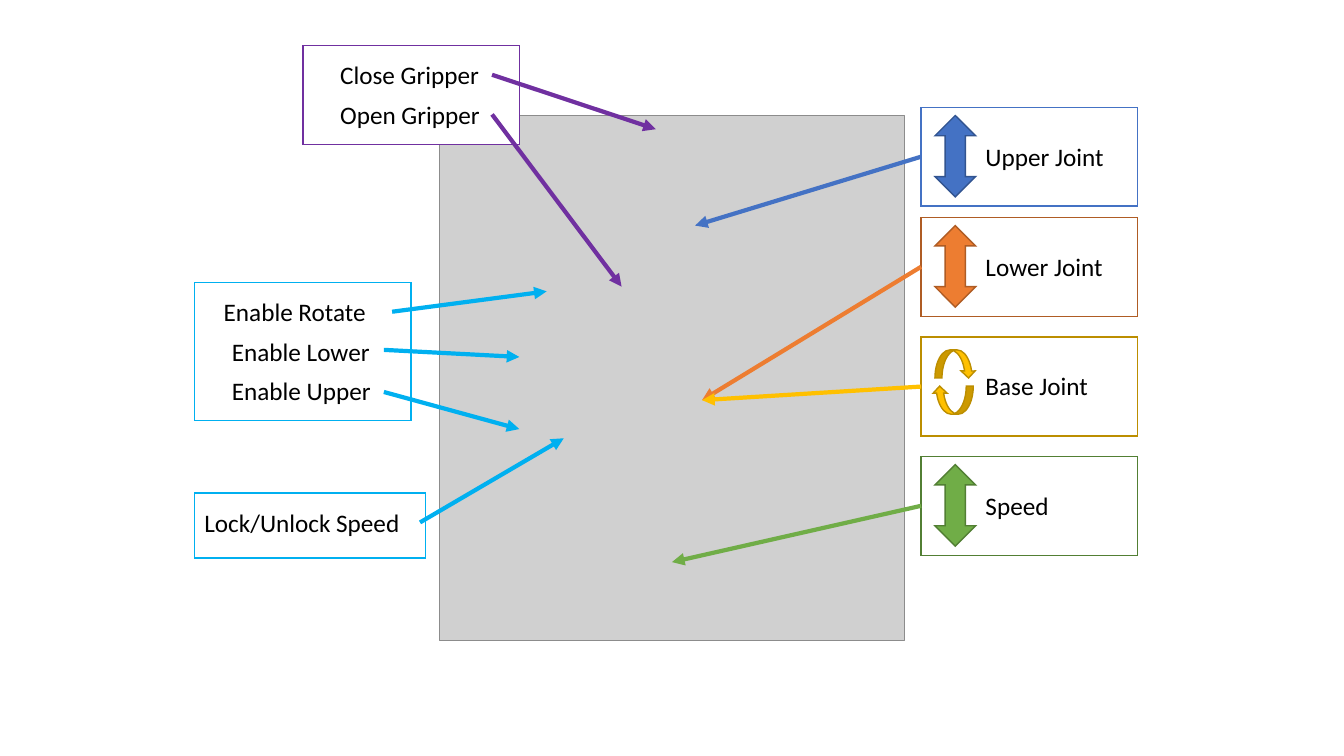
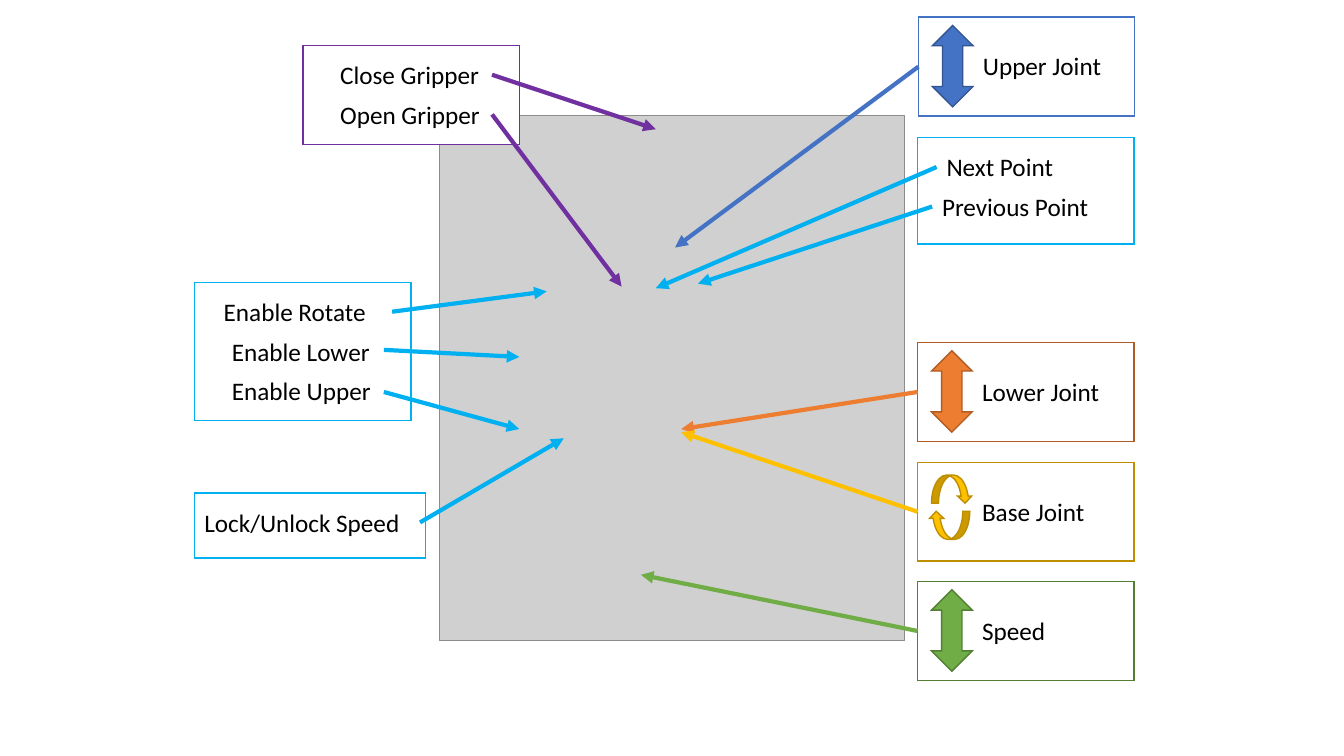
Before and after one commit to Uvic-Robotics-Club/RoverArm, a slide deck: slide 1 of images/Controller_layout.pptx. Drawn at 1344x756 pixels with LibreOffice and Linux fonts; fonts in the diff are those of the drawing; grey boxes stand for pictures. Boxes give left, top, right and bottom in pixels: in the first picture for what was removed or moved away, otherwise in the second. Text is boxed around its words. In the diff, an @@ line names an element or a change of style, - is before the commit and + after.

Commit message:
added more controls for preprogramed_points

```diff
--- a/images/Controller_layout.pptx
+++ b/images/Controller_layout.pptx
@@ 1 text, 1 rectangle, 1 up down arrow: place and size @@
-1 text, 1 rectangle, 1 up down arrow at (922,107,1138,206)
+1 text, 1 rectangle, 1 up down arrow at (919,17,1135,116)
@@ arrow moved from (922, 157) - (696, 226) to (919, 67) - (676, 248) @@
@@ rectangle added at (918,137,1134,244), fill #FFFFFF, outline #00B0F0 1 pt @@
@@ arrow added from (937, 167) to (656, 288), #00B0F0 3 pt @@
@@ text added at (947,158,1053,176), 18 pt, text #000000 @@
+Next Point
@@ arrow added from (933, 207) to (698, 283), #00B0F0 3 pt @@
@@ text added at (942,198,1088,216), 18 pt, text #000000 @@
+Previous Point
@@ arrow moved from (922, 267) - (703, 400) to (918, 392) - (682, 430) @@
@@ arrow moved from (922, 387) - (703, 400) to (918, 512) - (682, 433) @@
@@ 3 texts, 3 rectangles, 2 curved down arrows, 2 up down arrows: place and size @@
-3 texts, 3 rectangles, 2 curved down arrows, 2 up down arrows at (922,218,1138,556)
+3 texts, 3 rectangles, 2 curved down arrows, 2 up down arrows at (918,343,1134,681)
@@ arrow moved from (922, 506) - (673, 563) to (918, 631) - (641, 575) @@
```
Also in this commit, not shown: 1 slide removed.
